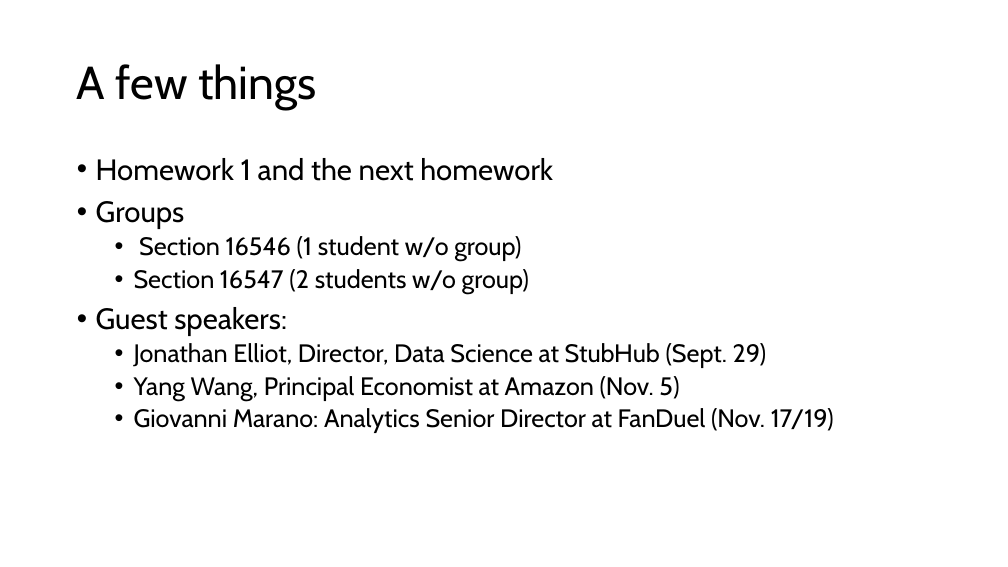
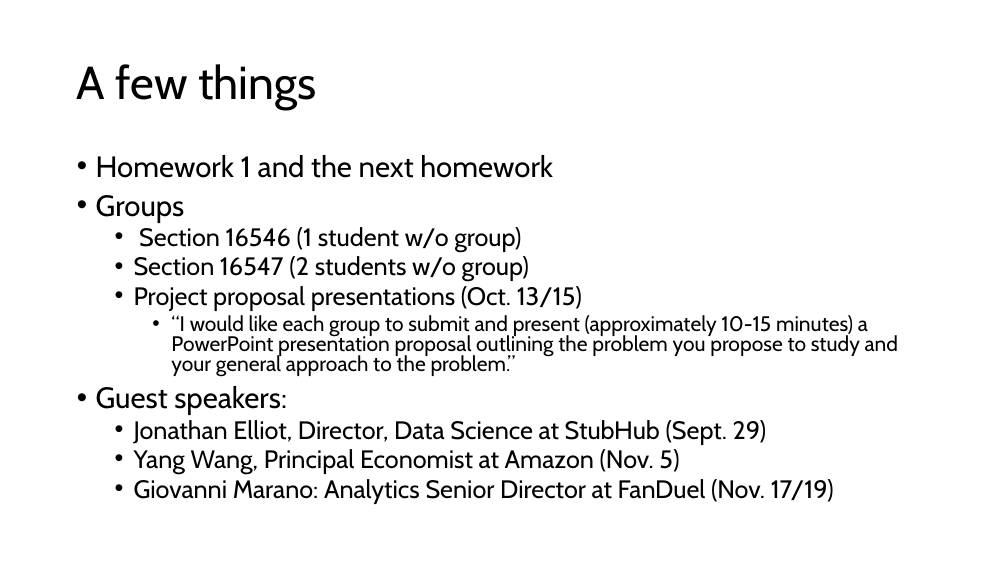
Before and after one commit to dadepro/mkt566, a slide deck: slide 2 of w4/w4-1-ols.pptx. Drawn at 1008x567 pixels with LibreOffice and Linux fonts; fonts in the diff are those of the drawing. Boxes give left, top, right and bottom in pixels: in the first picture for what was removed or moved away, otherwise in the second. Text is boxed around its words. In the diff, an @@ line names an element or a change of style, - is before the commit and + after.

Commit message:
slides w4

```diff
--- a/w4/w4-1-ols.pptx
+++ b/w4/w4-1-ols.pptx
@@ text at [96, 155, 834, 504]: line spacing 0.9 to 0.8 @@
@@ text at [134, 286, 899, 377]: paragraphs added @@
+  • Project proposal presentations (Oct. 13/15)
+    • “I would like each group to submit and present (approximately 10-15 minutes) a PowerPoint presentation proposal outlining the problem you propose to study and your general approach to the problem.”
```
Also in this commit, not shown: 1 other file.
